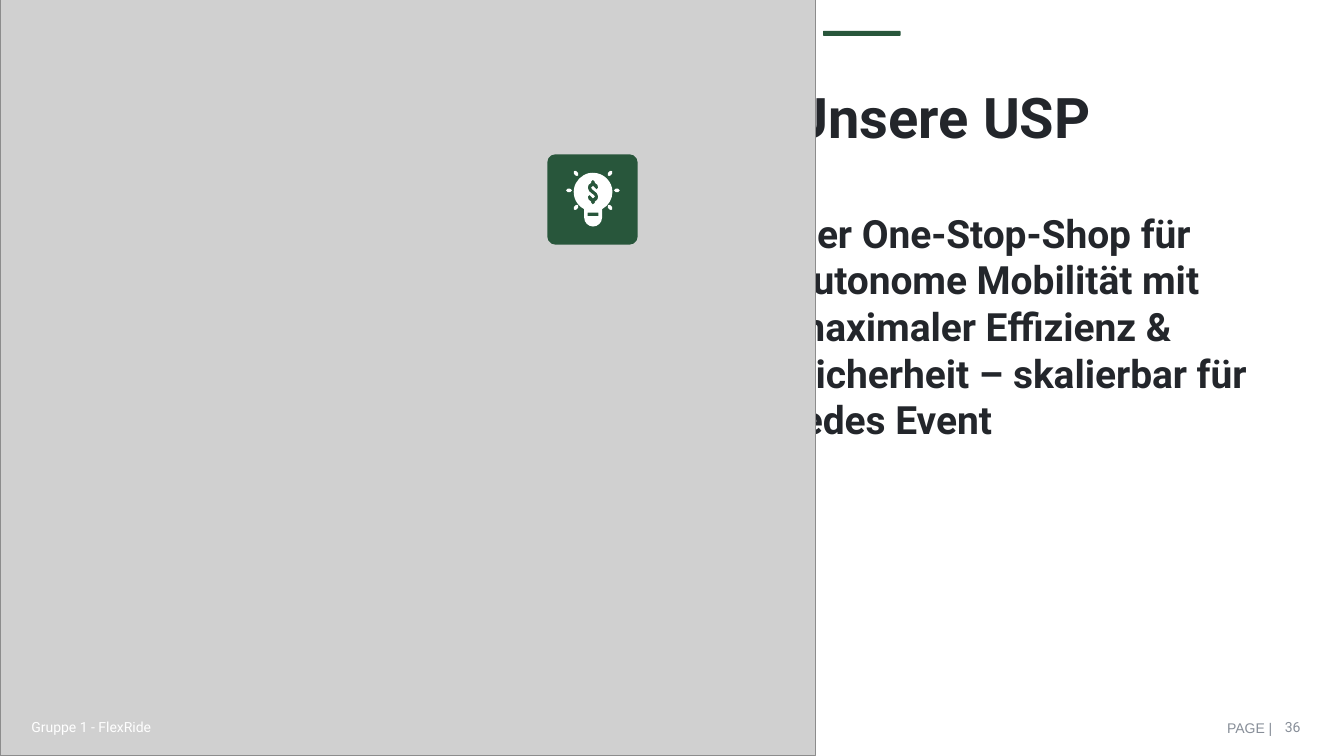
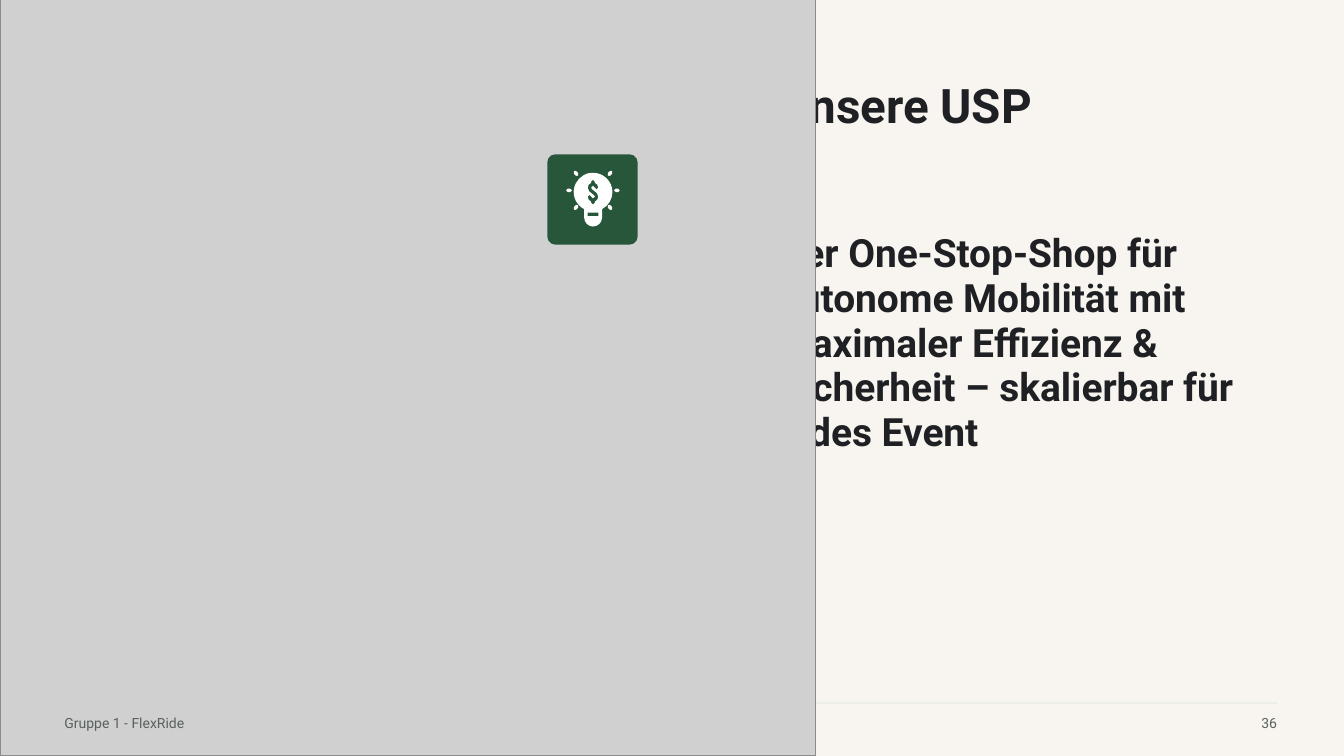
Before and after one commit to Mclement197/Economics-of-electromobility, a slide deck: slide 36 of website-src/downloads/VoltoShare-Praesentation.pptx. Drawn at 1344x756 pixels with LibreOffice and Linux fonts; fonts in the diff are those of the drawing; grey boxes stand for pictures. Boxes give left, top, right and bottom in pixels: in the first picture for what was removed or moved away, otherwise in the second. Text is boxed around its words. In the diff, an @@ line names an element or a change of style, - is before the commit and + after.

```diff
--- a/website-src/downloads/VoltoShare-Praesentation.pptx
+++ b/website-src/downloads/VoltoShare-Praesentation.pptx
@@ background #FFFFFF to #F8F5F0 @@
@@ rectangle removed at [1214,14,1339,102] @@
@@ rounded rectangle removed at [824,31,901,36] @@
@@ title "Unsere USP": place and size @@
-title "Unsere USP" at [792,87,1090,152]
+title "Unsere USP" at [778,80,1032,135]
@@ title "Unsere USP" at [778,80,1032,135]: size 40 to 34 pt, text colour #23262B to #1E2023; line spacing 0.9 to 1.06; more space between paragraphs; vertical alignment middle to top @@
@@ text "Der One-Stop-Shop für autonome Mobilität ...": place and size @@
-text "Der One-Stop-Shop für autonome Mobilität ..." at [792,212,1247,444]
+text "Der One-Stop-Shop für autonome Mobilität ..." at [778,232,1233,456]
@@ text "Der One-Stop-Shop für autonome Mobilität ..." at [778,232,1233,456]: text colour #23262B to #1E2023; line spacing 1 to 0.96; less space between paragraphs @@
@@ text "Gruppe 1 - FlexRide": place and size @@
-text "Gruppe 1 - FlexRide" at [31,722,151,734]
+text "Gruppe 1 - FlexRide" at [64,717,185,731]
@@ text "Gruppe 1 - FlexRide" at [64,717,185,731]: text colour #FFFFFF to #58615C; line spacing 1 to 1.06; more space between paragraphs; vertical alignment middle to top @@
@@ rectangle added at [65,703,1277,704], fill #D9DFD9 @@
@@ page number: place and size @@
-page number at [1285,722,1301,732]
+page number at [1261,718,1277,728]
@@ page number at [1261,718,1277,728]: text colour #878E98 to #58615C; line spacing 1 to 1.06; more space between paragraphs; vertical alignment middle to top @@
@@ text removed at [1227,723,1265,733] @@
-PAGE |
```
Also in this commit, not shown: 48 other slides changed, 56 other files.
